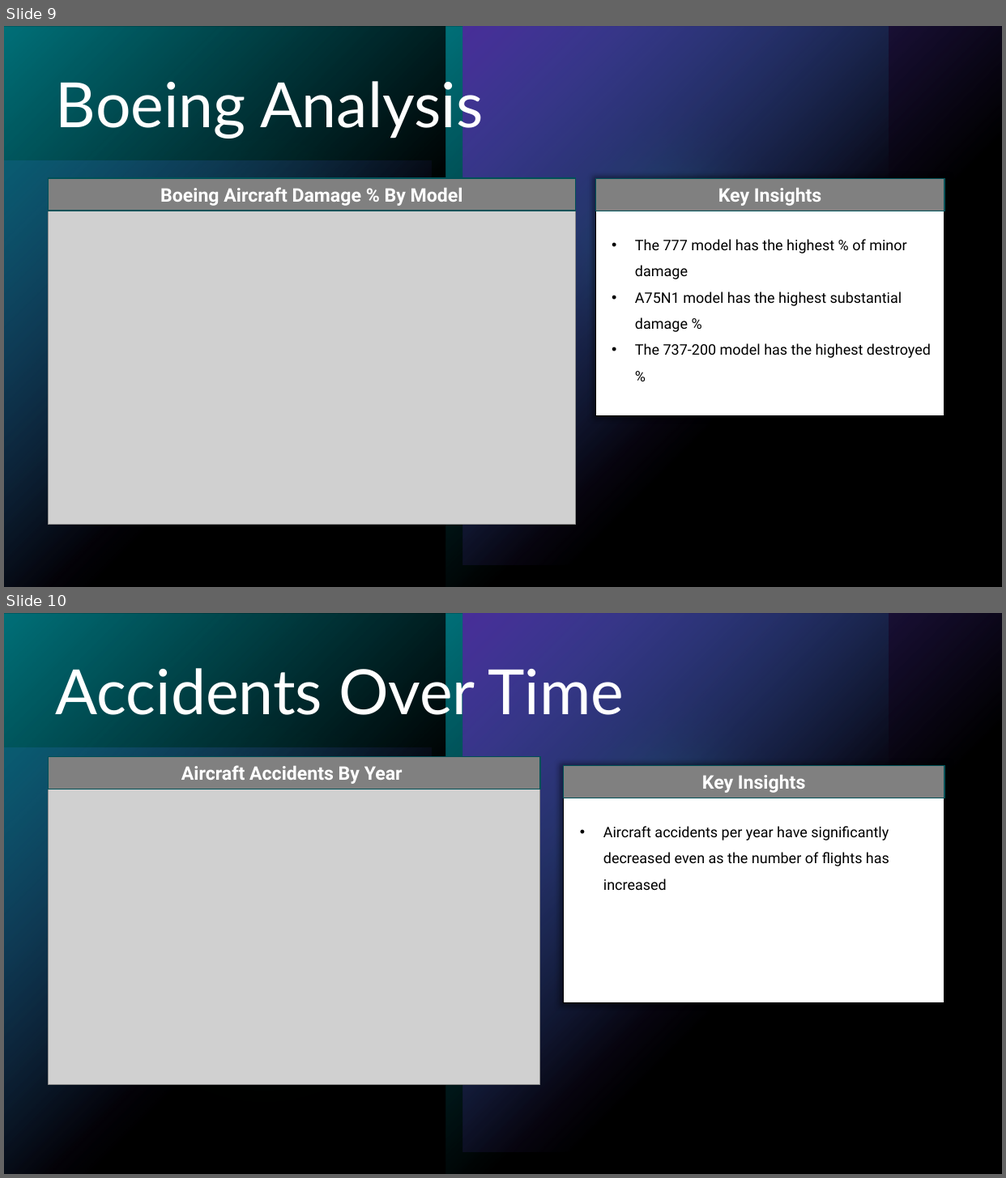
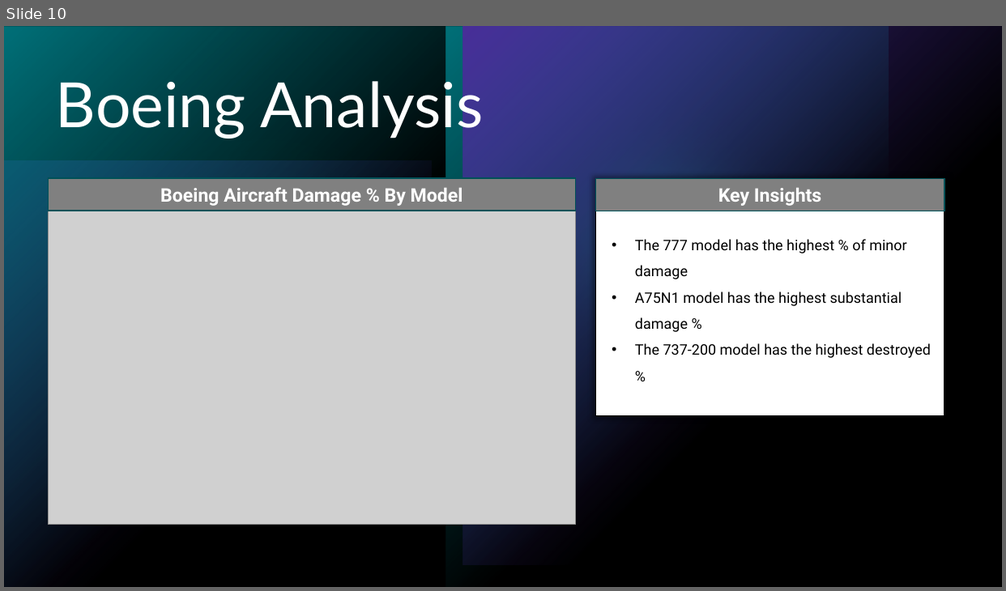
Before and after one commit to alecs1523/Aviation_Data_Analysis, a slide deck: phase_1_aviation_analysis.pptx. Shown one above the other, each under a label of ours: slides 9 and 10 before the commit, slide 10 after it. The pictures are 1006x1178 and 1006x591 pixels, drawn with LibreOffice and Linux fonts; fonts in the diff are those of the drawing; grey boxes stand for pictures. Boxes give left, top, right and bottom in pixels: in the first picture for what was removed or moved away, otherwise in the second. Text is boxed around its words. In the diff, an @@ line names an element or a change of style, - is before the commit and + after.

```diff
--- a/phase_1_aviation_analysis.pptx
+++ b/phase_1_aviation_analysis.pptx
@@ slide 10 removed at (x1=4, y1=613, x2=1002, y2=1174), background #000000; not listed: 7 template elements that a slide beside it also shows @@
@@ title removed at (x1=56, y1=661, x2=624, y2=726) @@
-Accidents Over Time
@@ rectangle removed at (x1=49, y1=756, x2=540, y2=789) @@
-Aircraft Accidents By Year
@@ rectangle removed at (x1=563, y1=766, x2=944, y2=1003) @@
@@ rectangle removed at (x1=563, y1=766, x2=944, y2=798) @@
-Key Insights
@@ picture removed at (x1=49, y1=789, x2=540, y2=1084) @@
@@ text removed at (x1=603, y1=826, x2=889, y2=890) @@
-• Aircraft accidents per year have significantly decreased even as the number of flights has increased
@@ what was slide 9 is now slide 10 @@
```
Also in this commit, not shown: 2 slides changed, 2 slides added, 1 other slide removed.
